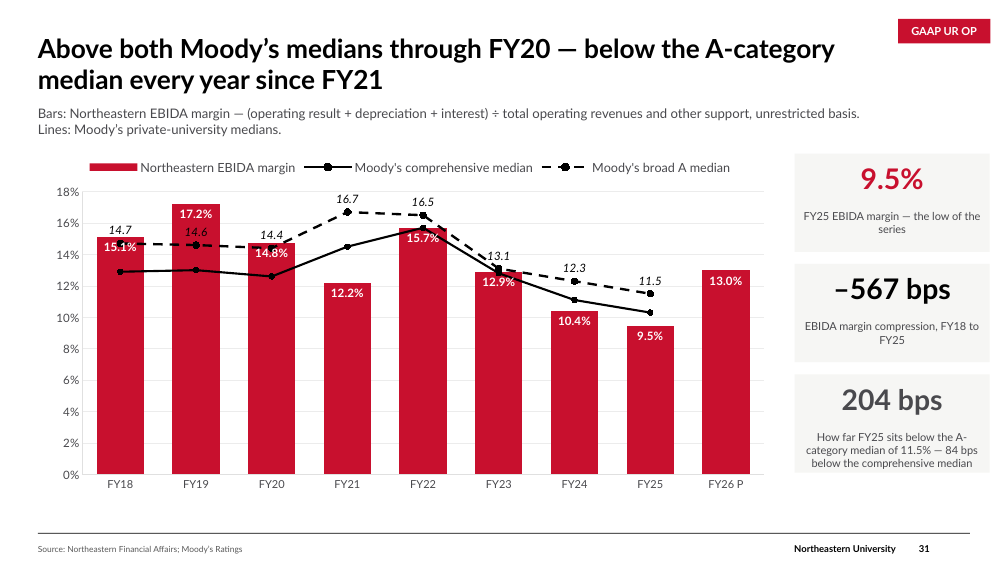
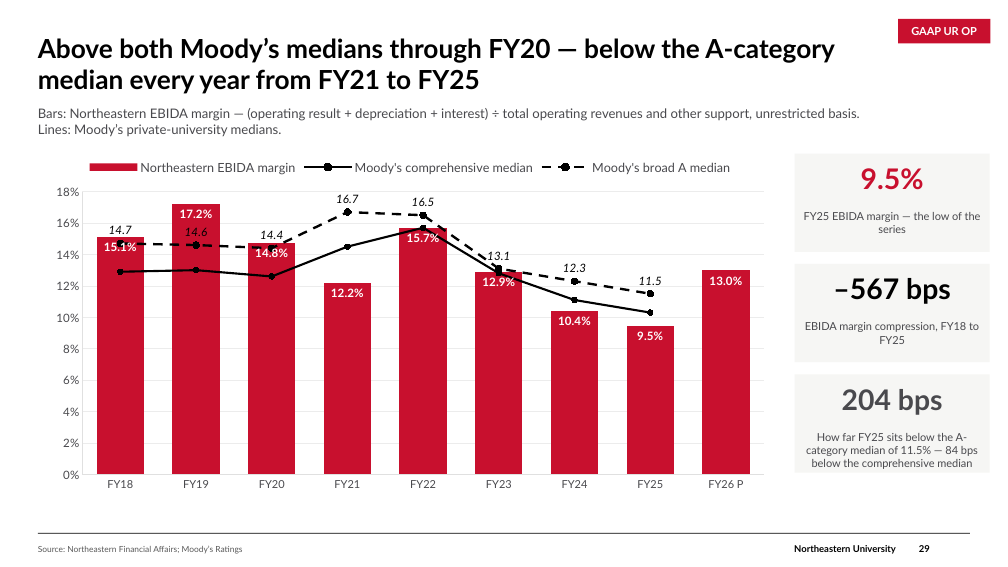
Before and after one commit to brettcsweet/Tonys-repo, a slide deck: slide 29 of GC_Financial_Update_2026-09-30.pptx (slide 31 before the commit). Drawn at 1008x567 pixels with LibreOffice and Linux fonts; fonts in the diff are those of the drawing; background and template pictures are left out. Boxes give left, top, right and bottom in pixels: in the first picture for what was removed or moved away, otherwise in the second. Text is boxed around its words. In the diff, an @@ line names an element or a change of style, - is before the commit and + after.

```diff
--- a/GC_Financial_Update_2026-09-30.pptx
+++ b/GC_Financial_Update_2026-09-30.pptx
@@ text at bbox=[38, 38, 835, 94]: text changed @@
-Above both Moody’s medians through FY20 — below the A-category median every year since FY21
+Above both Moody’s medians through FY20 — below the A-category median every year from FY21 to FY25
@@ page number removed at bbox=[919, 545, 930, 552] @@
-31
@@ page number added at bbox=[919, 545, 930, 552], 9 pt, text #000000, bold @@
+29
```
Also in this commit, not shown: 41 other slides changed, 2 slides removed.
